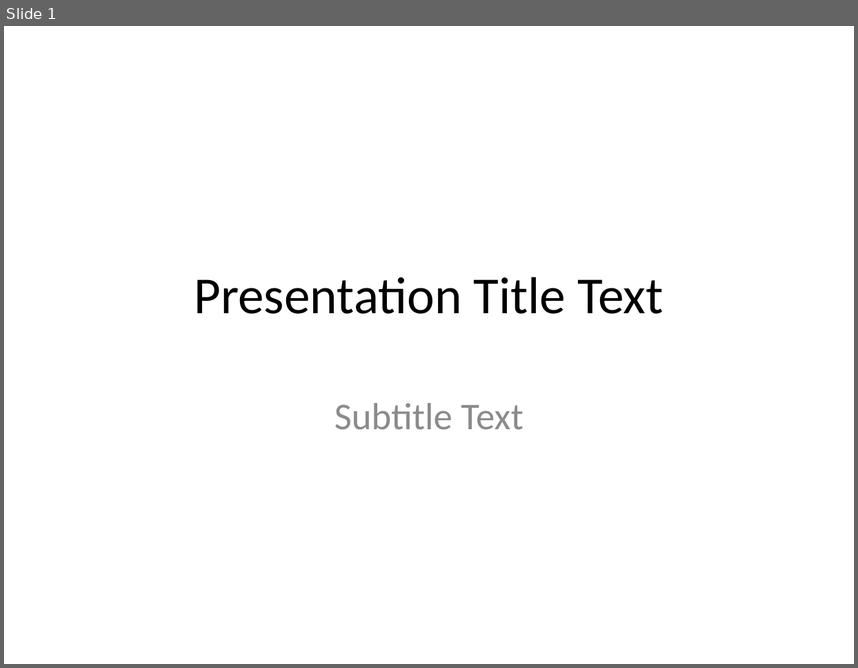
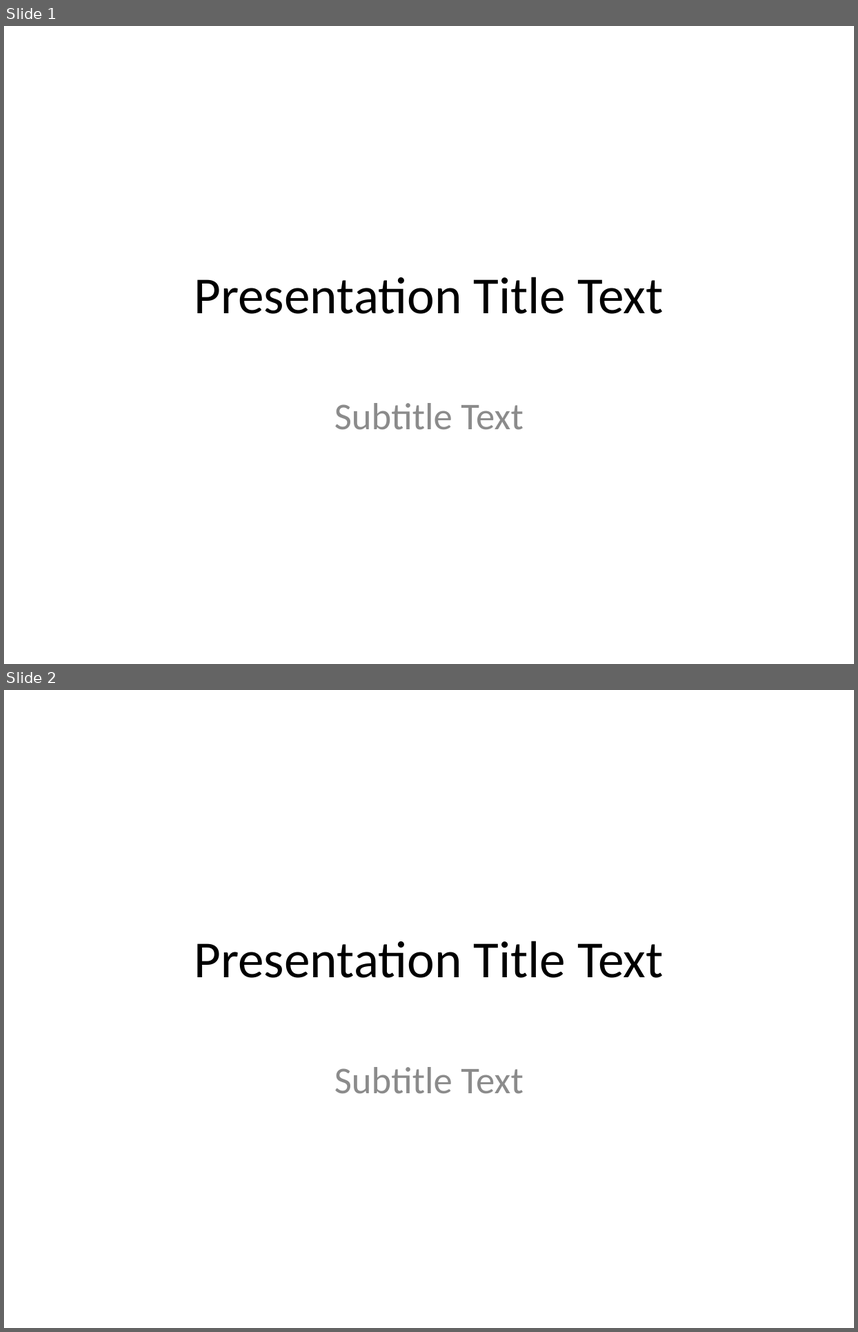
Before and after one commit to patelsumit5192/file-preview-viewer, a slide deck: apps/demo/public/samples/presentation.pptx. Shown one above the other, each under a label of ours: slide 1 before the commit, slides 1 and 2 after it. The pictures are 858x668 and 858x1332 pixels, drawn with LibreOffice and Linux fonts; fonts in the diff are those of the drawing. Boxes give left, top, right and bottom in pixels: in the first picture for what was removed or moved away, otherwise in the second. Text is boxed around its words. In the diff, an @@ line names an element or a change of style, - is before the commit and + after.

Commit message:
feat: implement consistent automatic page scrolling across all document and presentation formats (v1.0.7)

```diff
--- a/apps/demo/public/samples/presentation.pptx
+++ b/apps/demo/public/samples/presentation.pptx
@@ slide 2 added at (4, 690, 854, 1328), background #FFFFFF @@
@@ title added at (194, 940, 663, 978), 44 pt, text #000000 @@
+Presentation Title Text
@@ subtitle added at (335, 1067, 524, 1094), 32 pt, text #8C8C8C @@
+Subtitle Text
```
Also in this commit, not shown: 9 other files.
